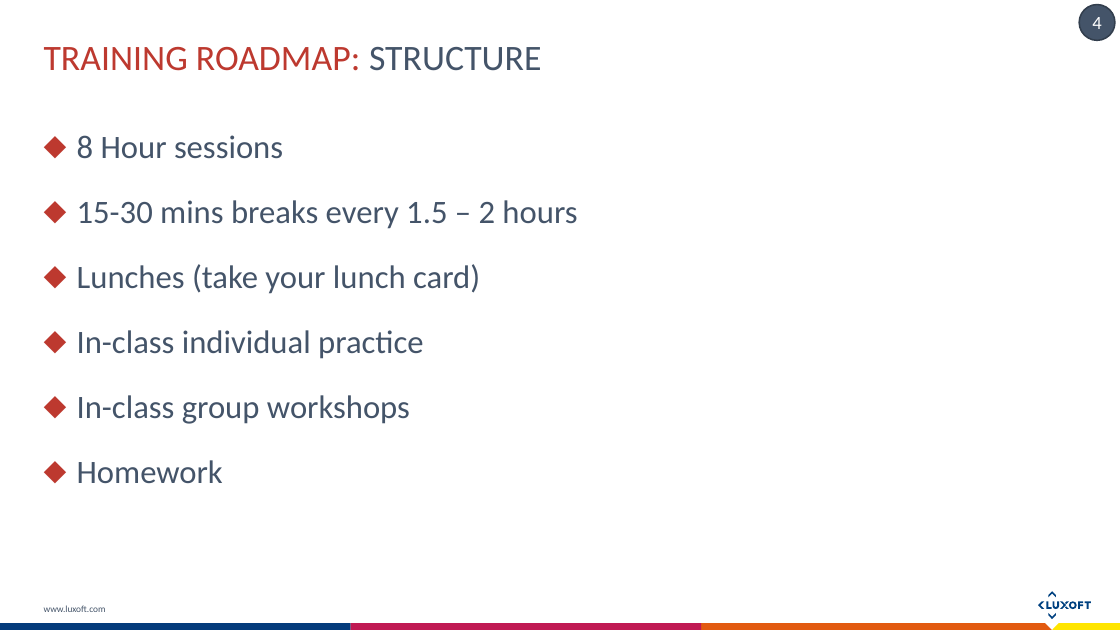
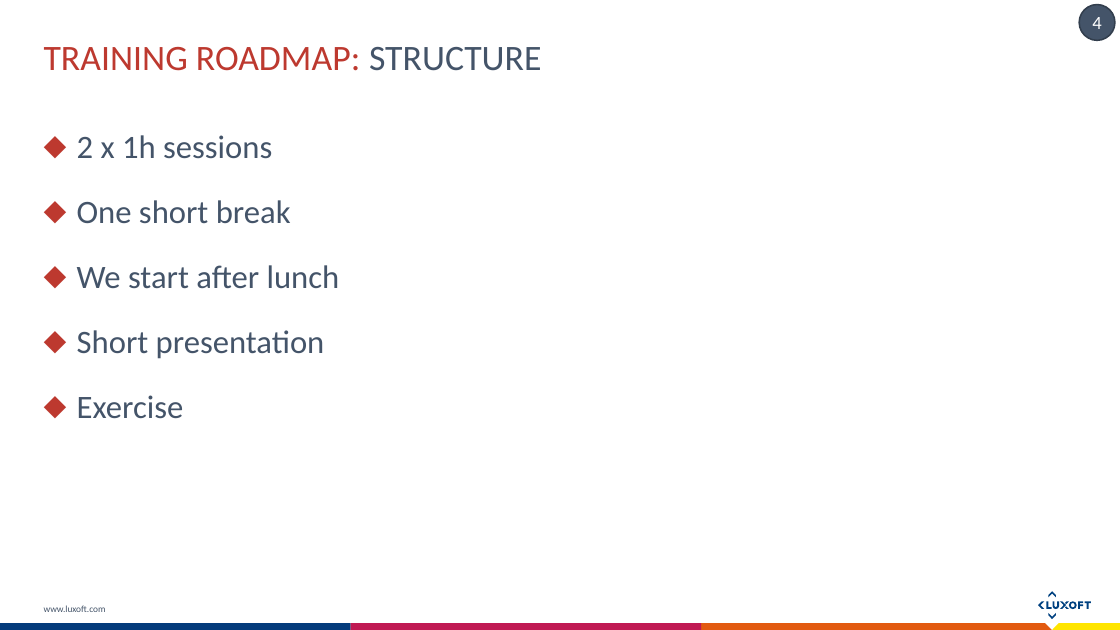
Before and after one commit to Koziolek/kotlin-workshops-230616, a slide deck: slide 4 of Introduction To Kotlin.pptx. Drawn at 1120x630 pixels with LibreOffice and Linux fonts; fonts in the diff are those of the drawing. Boxes give left, top, right and bottom in pixels: in the first picture for what was removed or moved away, otherwise in the second. Text is boxed around its words. In the diff, an @@ line names an element or a change of style, - is before the commit and + after.

```diff
--- a/Introduction To Kotlin.pptx
+++ b/Introduction To Kotlin.pptx
@@ text at box(77, 135, 340, 418): text changed @@
-⬥ 8 Hour sessions
-⬥ 15-30 mins breaks every 1.5 – 2 hours
-⬥ Lunches (take your lunch card)
-⬥ In-class individual practice
-⬥ In-class group workshops
-⬥ Homework
+⬥ 2 x 1h sessions
+⬥ One short break
+⬥ We start after lunch
+⬥ Short presentation
+⬥ Exercise
```
Also in this commit, not shown: 1 other slide changed, 10 slides added, 1 slide removed, 11 other files.
